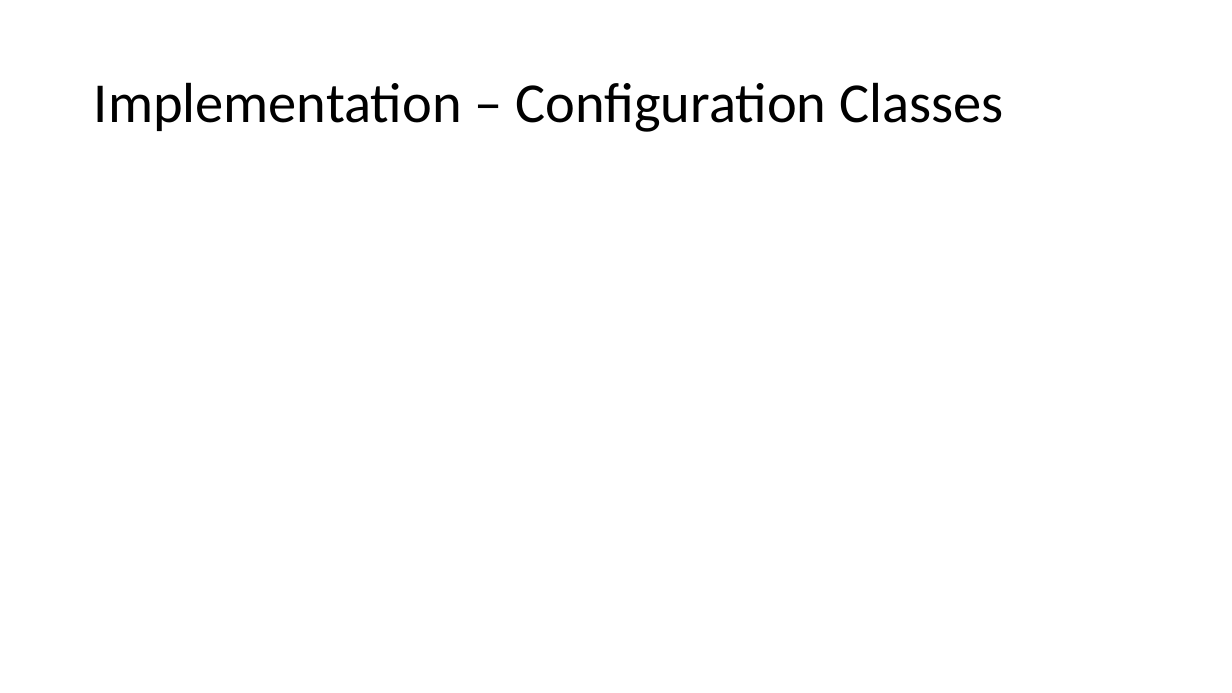
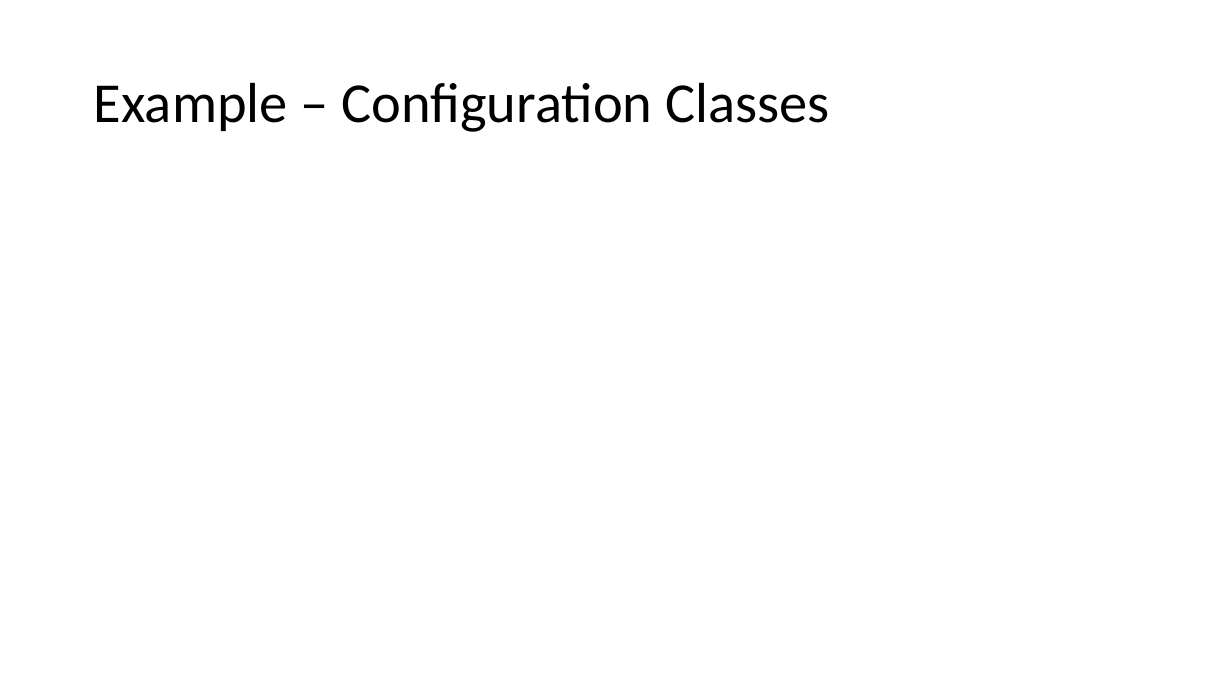
Before and after one commit to dwalleck/opencafe-training, a slide deck: slide 8 of OpenCafeTraining-Part1.pptx. Drawn at 1232x693 pixels with LibreOffice and Linux fonts; fonts in the diff are those of the drawing. Boxes give left, top, right and bottom in pixels: in the first picture for what was removed or moved away, otherwise in the second. Text is boxed around its words. In the diff, an @@ line names an element or a change of style, - is before the commit and + after.

```diff
--- a/OpenCafeTraining-Part1.pptx
+++ b/OpenCafeTraining-Part1.pptx
@@ title at box(94, 82, 829, 132): text changed @@
-Implementation – Configuration Classes
+Example – Configuration Classes
```
Also in this commit, not shown: 3 other slides changed, 4 slides added, 1 other file.
